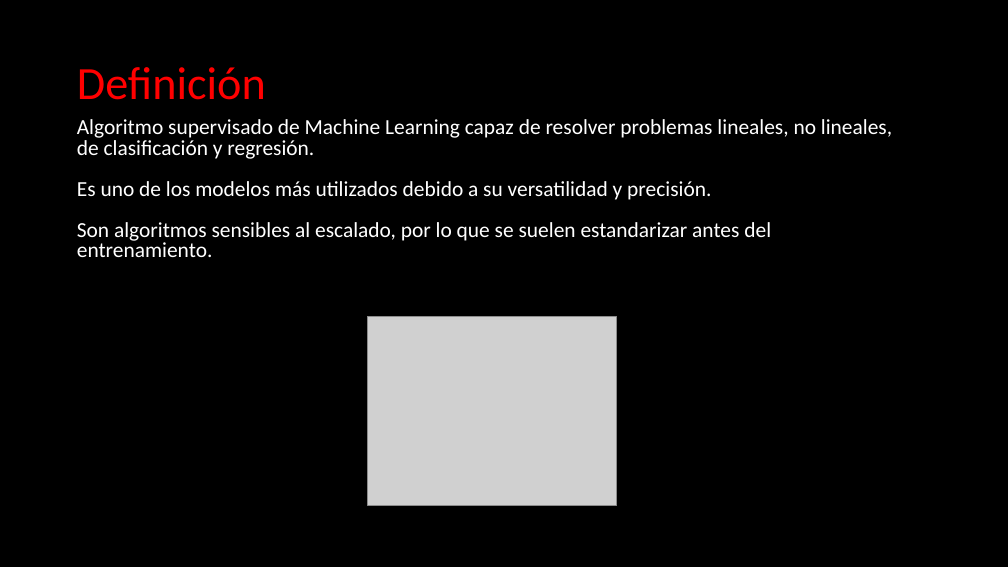
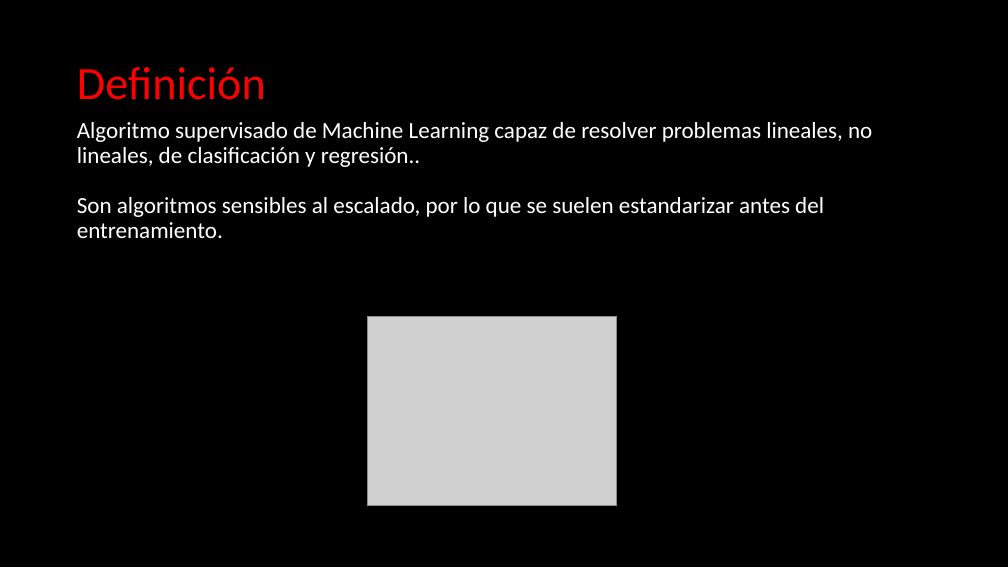
Before and after one commit to Pabarkyan/DS_PT_02_2024, a slide deck: slide 2 of 03-Machine_Learning/01-Supervisado/03-Modelos/03-SVM/ML - SVM.pptx. Drawn at 1008x567 pixels with LibreOffice and Linux fonts; fonts in the diff are those of the drawing; grey boxes stand for pictures. Boxes give left, top, right and bottom in pixels: in the first picture for what was removed or moved away, otherwise in the second. Text is boxed around its words. In the diff, an @@ line names an element or a change of style, - is before the commit and + after.

Commit message:
svm

```diff
--- a/03-Machine_Learning/01-Supervisado/03-Modelos/03-SVM/ML - SVM.pptx
+++ b/03-Machine_Learning/01-Supervisado/03-Modelos/03-SVM/ML - SVM.pptx
@@ text at box(77, 122, 872, 167): text changed; size 20.4 to 22 pt @@
-Algoritmo supervisado de Machine Learning capaz de resolver problemas lineales, no lineales, de clasificación y regresión.
-Es uno de los modelos más utilizados debido a su versatilidad y precisión.
+Algoritmo supervisado de Machine Learning capaz de resolver problemas lineales, no lineales, de clasificación y regresión..
@@ text at box(77, 197, 824, 238): size 20.4 to 22 pt in "Son algoritmos sensibles al escalado, por lo ..."; line spacing 0.8 to 0.9 @@
```
